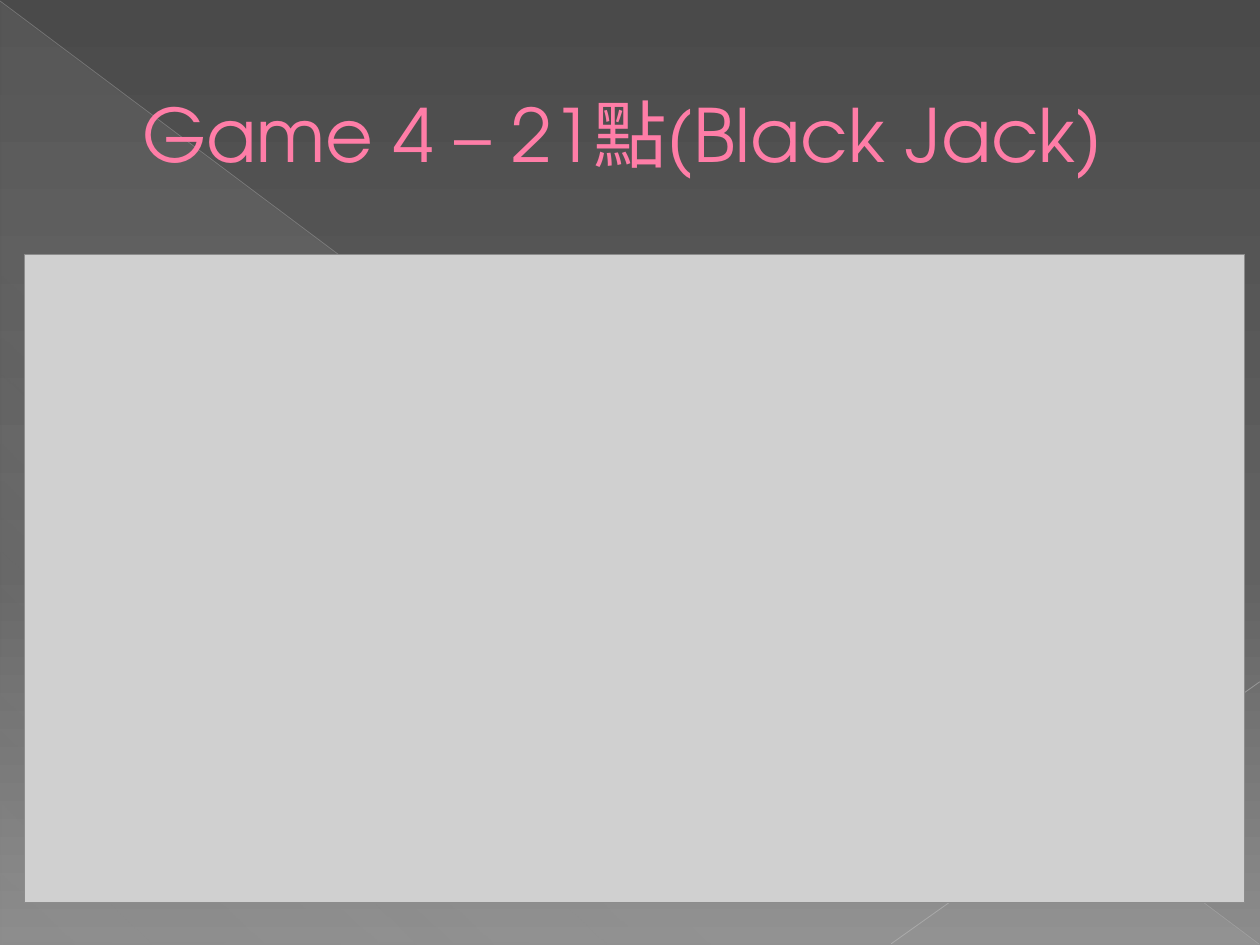
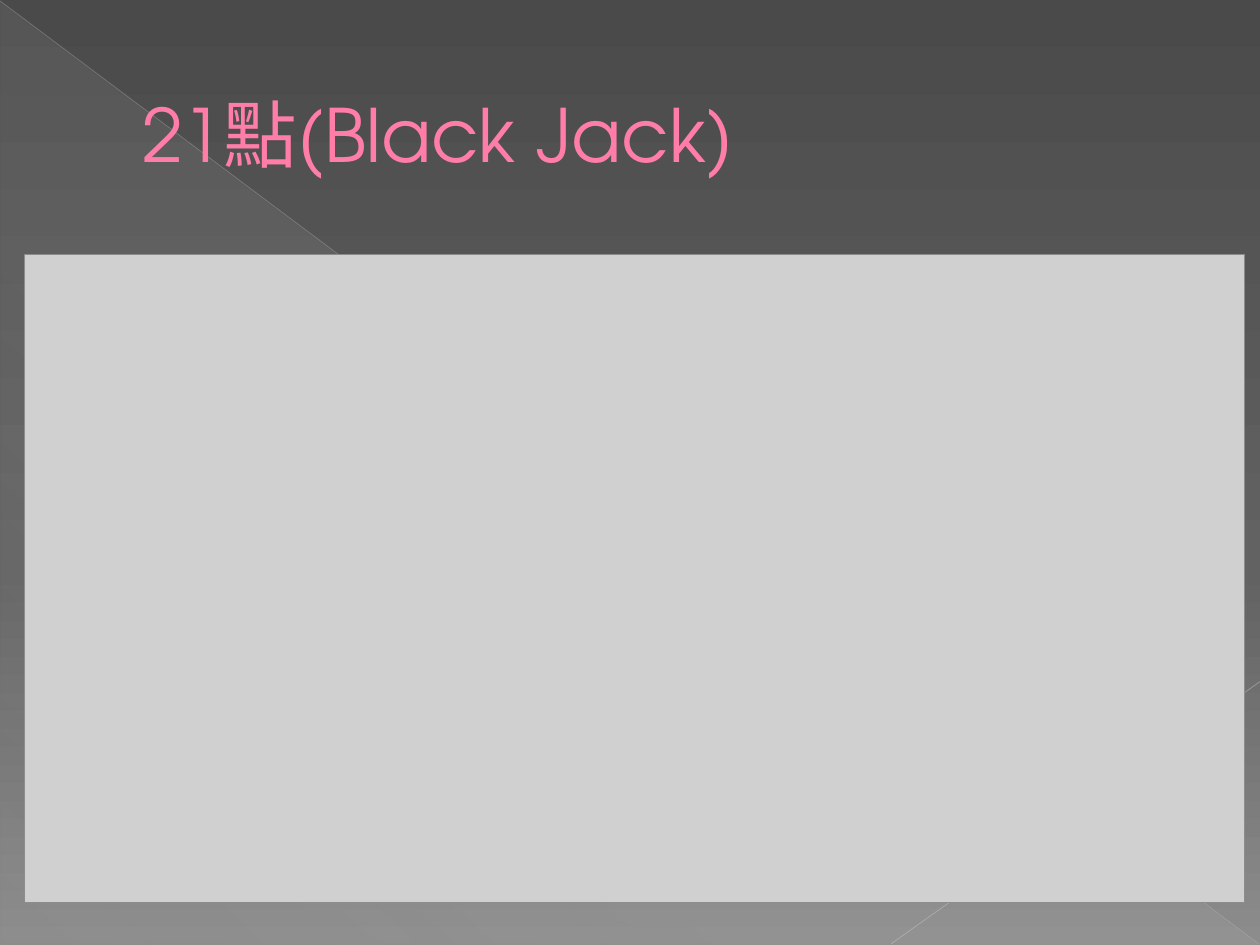
Before and after one commit to hihison/Group5_Project, a slide deck: slide 11 of 001.pptx (slide 9 before the commit). Drawn at 1260x945 pixels with LibreOffice and Linux fonts; fonts in the diff are those of the drawing; grey boxes stand for pictures. Boxes give left, top, right and bottom in pixels: in the first picture for what was removed or moved away, otherwise in the second. Text is boxed around its words. In the diff, an @@ line names an element or a change of style, - is before the commit and + after.

```diff
--- a/001.pptx
+++ b/001.pptx
@@ title at bbox=[142, 100, 733, 179]: text changed @@
-Game 4 – 21點(Black Jack)
+21點(Black Jack)
```
Also in this commit, not shown: 3 other slides changed, 6 slides added, 5 slides removed.
